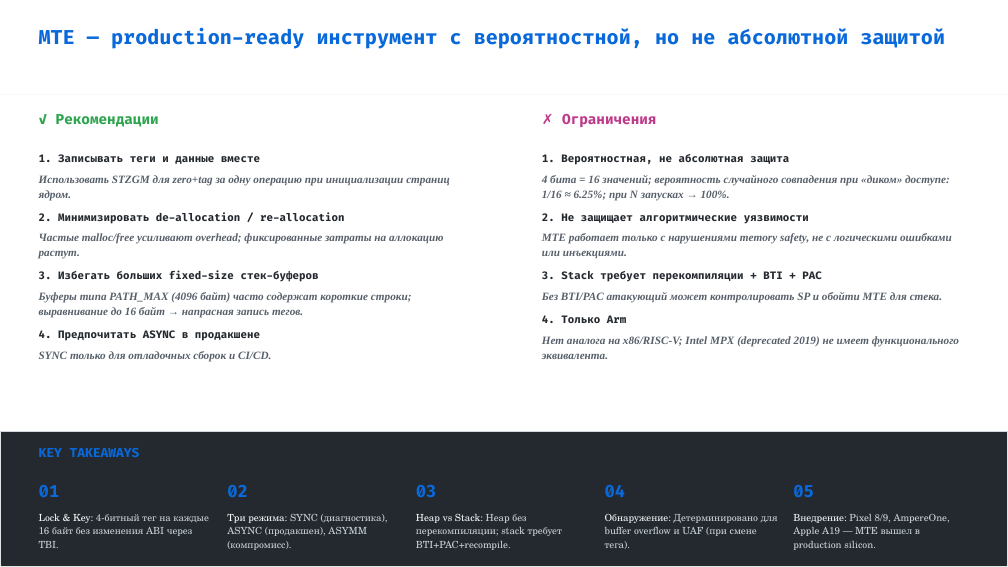
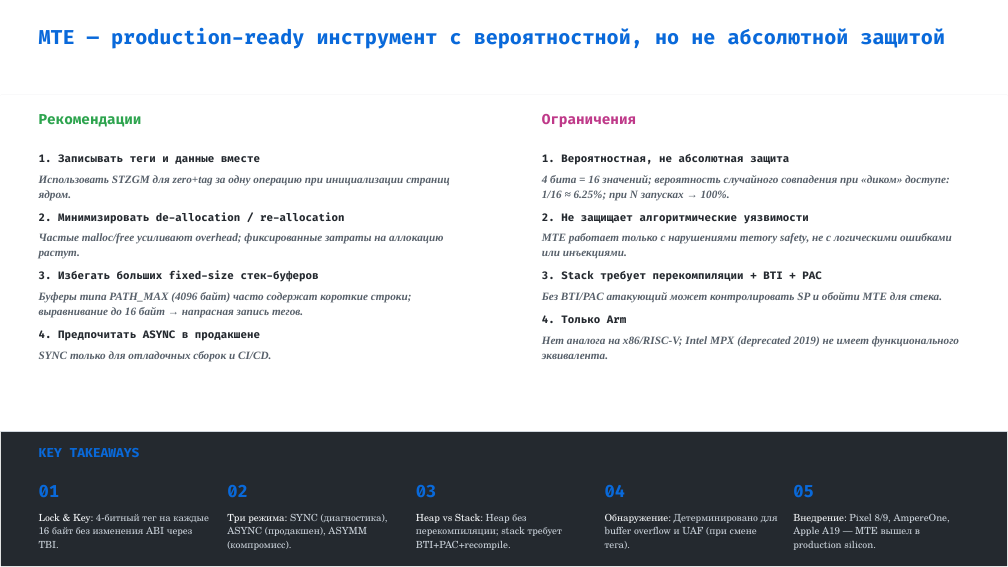
Before and after one commit to ivanstylish/ITMO-Study-Note, a slide deck: slide 10 of ComputerArchitecture/Lab1/Arm_Memory_Tagging_Extension_(MTE).pptx. Drawn at 1008x567 pixels with LibreOffice and Linux fonts; fonts in the diff are those of the drawing; background and template pictures are left out. Boxes give left, top, right and bottom in pixels: in the first picture for what was removed or moved away, otherwise in the second. Text is boxed around its words. In the diff, an @@ line names an element or a change of style, - is before the commit and + after.

```diff
--- a/ComputerArchitecture/Lab1/Arm_Memory_Tagging_Extension_(MTE).pptx
+++ b/ComputerArchitecture/Lab1/Arm_Memory_Tagging_Extension_(MTE).pptx
@@ text at box(39, 114, 142, 127): text changed @@
-✓ Рекомендации
+Рекомендации
@@ text at box(542, 114, 636, 127): text changed @@
-✗ Ограничения
+Ограничения
```
Also in this commit, not shown: 2 other slides changed, 1 other file.
